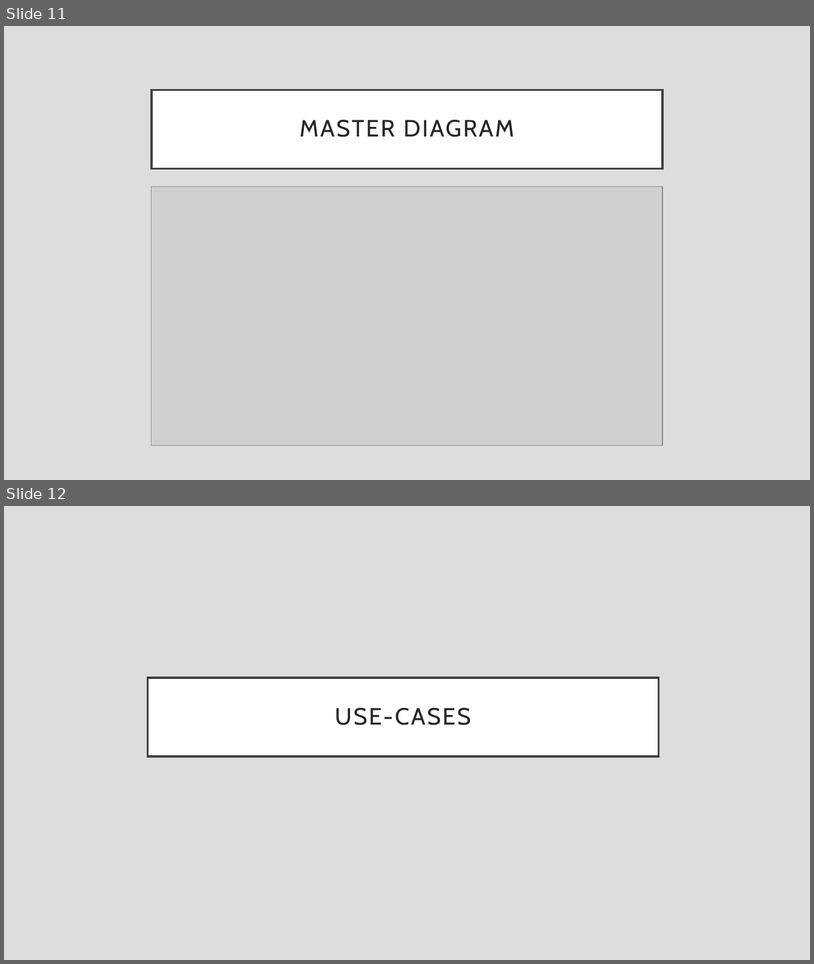
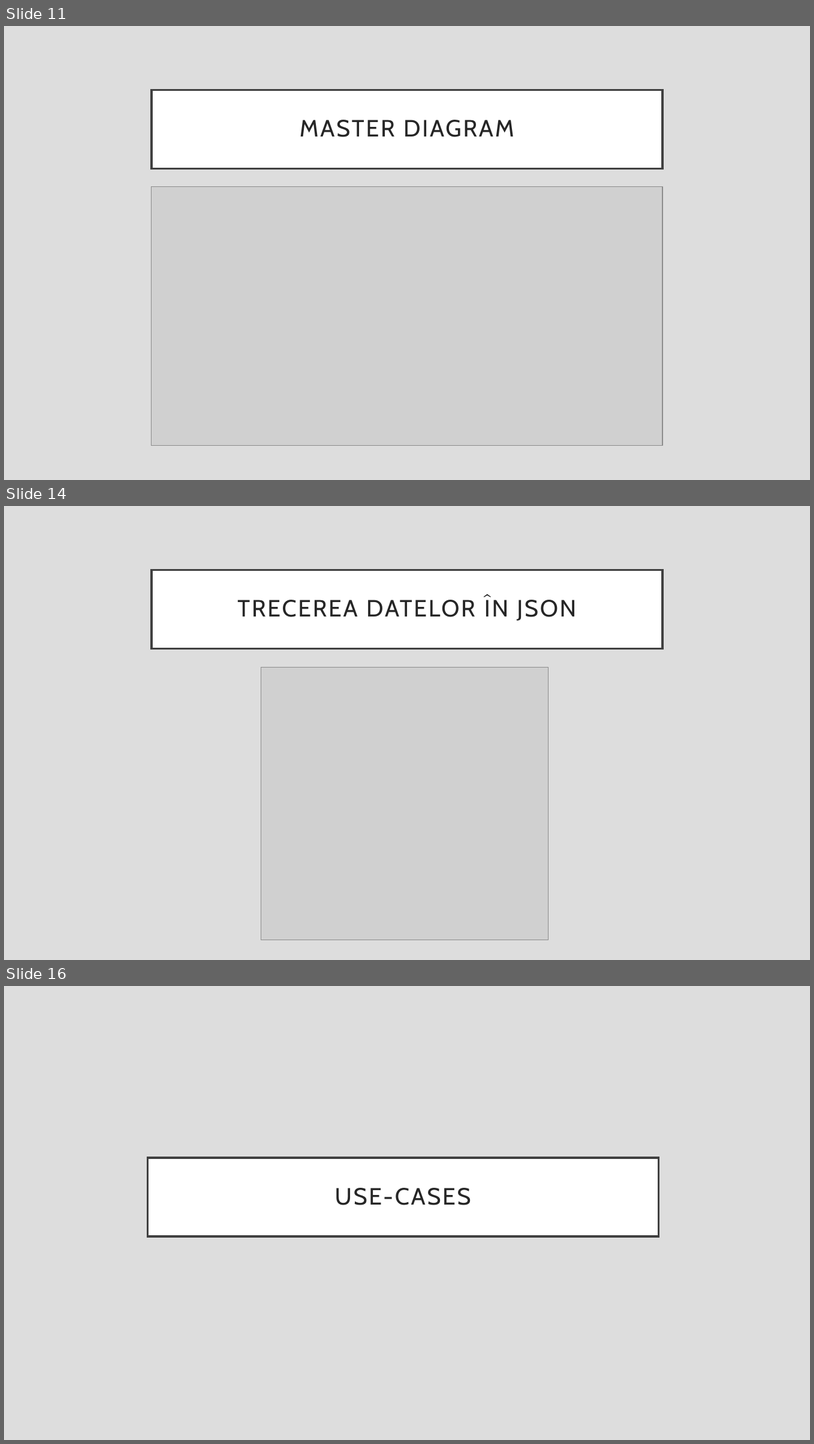
Before and after one commit to chircancristi/rpgANCOWE, a slide deck: presentation/Project architecture.odp. Shown one above the other, each under a label of ours: slides 11 and 12 before the commit, slides 11, 14 and 16 after it; the slides between them are not shown. The pictures are 814x964 and 814x1444 pixels, drawn with LibreOffice and Linux fonts; fonts in the diff are those of the drawing; grey boxes stand for pictures. Boxes give left, top, right and bottom in pixels: in the first picture for what was removed or moved away, otherwise in the second. Text is boxed around its words. In the diff, an @@ line names an element or a change of style, - is before the commit and + after.

```diff
--- a/presentation/Project architecture.odp
+++ b/presentation/Project architecture.odp
@@ slide 14 added at [4, 506, 810, 960], background #DDDDDD @@
@@ title added at [152, 570, 663, 649], fill #FFFFFF, outline #404040 2.49 pt, 28 pt, text #262626 @@
+TRECEREA DATELOR ÎN JSON
@@ picture added at [261, 667, 548, 940] @@
@@ what was slide 12 is now slide 16 @@
```
Also in this commit, not shown: 2 slides changed, 3 other slides added, 5 other files.
